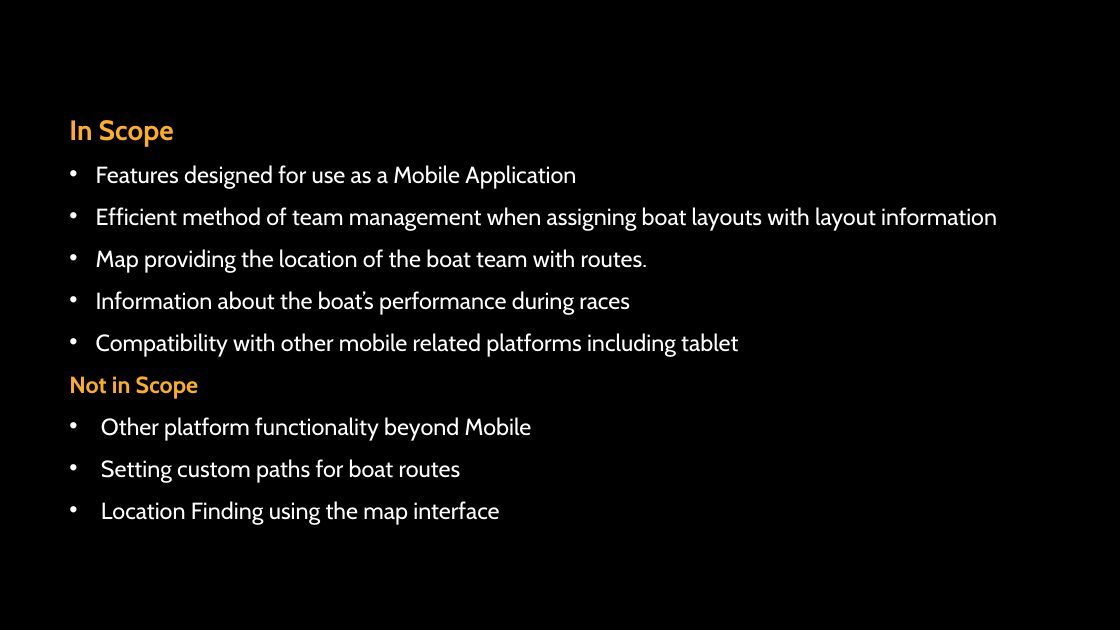
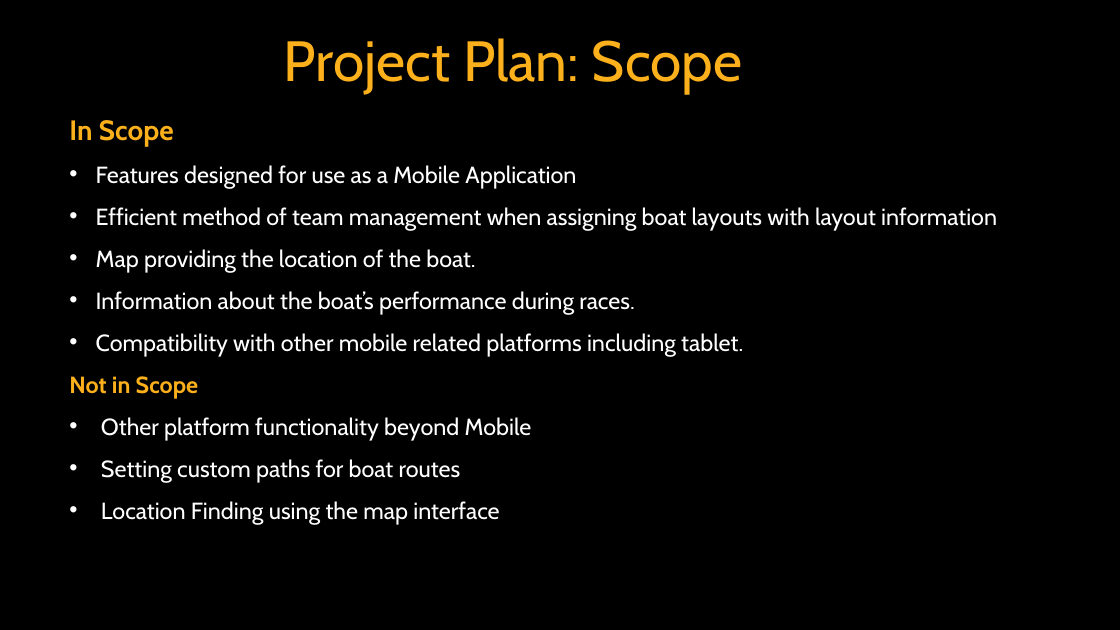
Before and after one commit to AB-Cobb/Capstone, a slide deck: slide 6 of docs/Capstone Presentation.pptx. Drawn at 1120x630 pixels with LibreOffice and Linux fonts; fonts in the diff are those of the drawing; background and template pictures are left out. Boxes give left, top, right and bottom in pixels: in the first picture for what was removed or moved away, otherwise in the second. Text is boxed around its words. In the diff, an @@ line names an element or a change of style, - is before the commit and + after.

Commit message:
updated presentation

```diff
--- a/docs/Capstone Presentation.pptx
+++ b/docs/Capstone Presentation.pptx
@@ title added at bbox=[284, 38, 742, 94], 48.6 pt, text #FCB11C @@
+Project Plan: Scope
@@ text at bbox=[96, 249, 743, 357]: text changed @@
-• Map providing the location of the boat team with routes.
-• Information about the boat’s performance during races
-• Compatibility with other mobile related platforms including tablet
+• Map providing the location of the boat.
+• Information about the boat’s performance during races.
+• Compatibility with other mobile related platforms including tablet.
```
Also in this commit, not shown: 5 other slides changed, 1 slide added, 1 slide removed.
